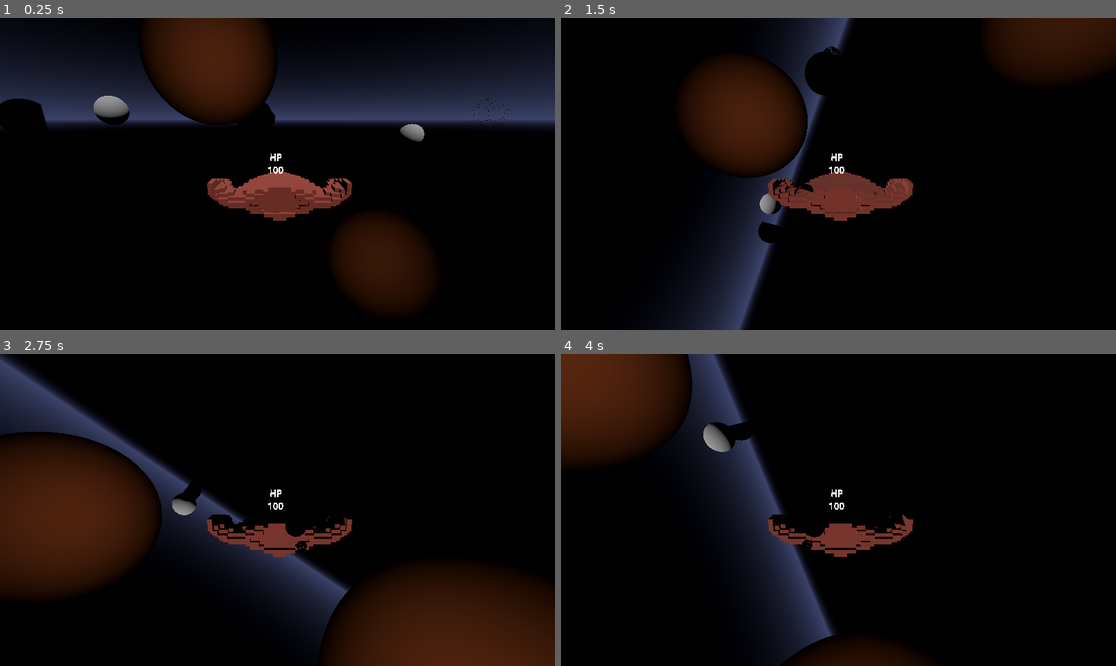
Above: before the commit, frames 1-4 (two rows, left to right).
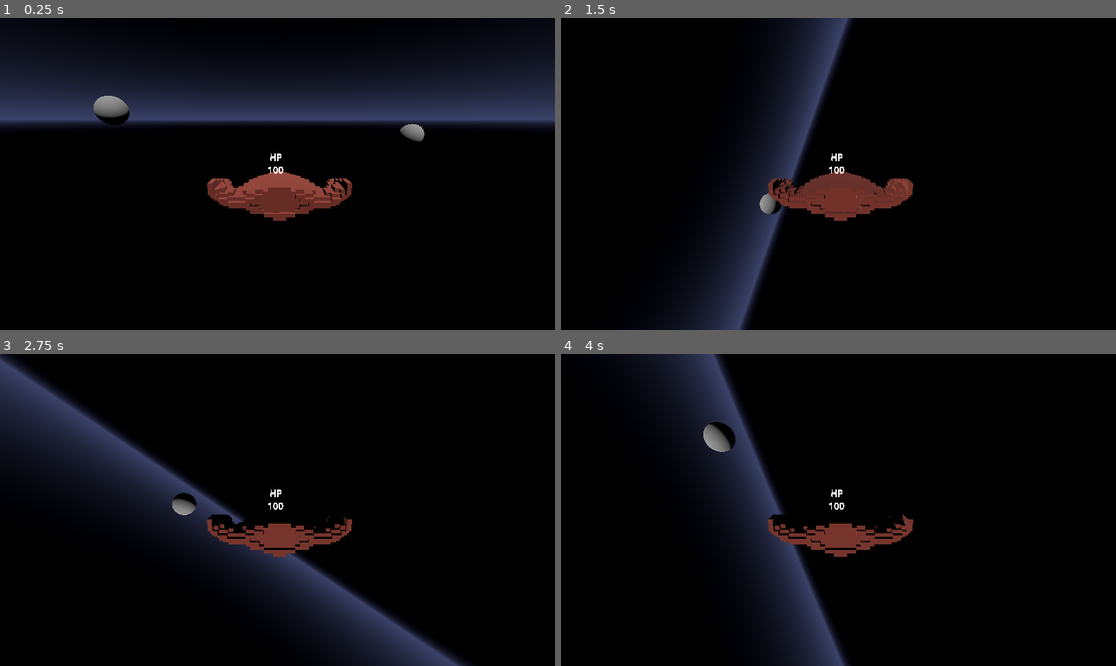
Above: after the commit, the same moments.

Repository: Junkyard-Logic-Studios/Cometes
Game: Godot game, scene res://scenes/main_scene.tscn
Same seed, same stepped clock (60 frames per second), same inputs: the game is played once before the commit and once after it.
Inputs:
- Up to frame 1 (0.25 s): no input
- Up to frame 2 (1.5 s): tap Enter at 0.5 s; hold E (roll_right) 0.53-1.28 s; tap Space (shoot) at 0.6, 1.35 s; hold W (tilt_down) from 1.28 s (still down)
- Up to frame 3 (2.75 s): release W (tilt_down) at 2.03 s; hold E (roll_right) from 2.03 s (still down); tap Space (shoot) at 2.1 s
- Up to frame 4 (4 s): release E (roll_right) at 2.78 s; hold Shift (accelerate) 2.78-3.53 s; tap Space (shoot) at 2.85, 3.6 s; hold Q (roll_left) from 3.53 s (still down)

The runs differ from the first frame. In frame 1, 12% of the frame differs, in the area x 0-92%, y 0-94%; in frame 2, 11%; in frame 3, 24%, in the area x 0-100%, y 24-100%; in frame 4, 8.6%.

Commit message:
Loop world visuals on raytraced spheres

Diff:
--- a/scenes/main_scene.tscn
+++ b/scenes/main_scene.tscn
@@ -11,8 +11,8 @@
 render_priority = 0
 shader = ExtResource("4_gt4jq")
 shader_parameter/worldSize = Vector3(100, 100, 100)
-shader_parameter/maxDistance = 300.0
-shader_parameter/maxSteps = 100
+shader_parameter/maxDistance = 1000.0
+shader_parameter/maxSteps = 15
 shader_parameter/minHitDistance = 0.01
 
 [sub_resource type="BoxMesh" id="BoxMesh_aiqb3"]
@@ -74,6 +74,7 @@
 shape = SubResource("BoxShape3D_pag7o")
 
 [node name="MeshInstance3D" type="MeshInstance3D" parent="World"]
+transform = Transform3D(1, 0, 0, 0, 1, 0, 0, 0, 1, -0.03, 0, -0.01)
 mesh = SubResource("BoxMesh_aiqb3")
 
 [node name="Environment" type="WorldEnvironment" parent="World"]
--- a/scripts/raymarch.gdshader
+++ b/scripts/raymarch.gdshader
@@ -57,75 +57,15 @@
 	return mod(pos + worldSize * 1.5, worldSize) - worldSize * 0.5;
 }
 
-float SDF_sphere(vec3 pos, vec3 spherePos, float radius)
-{
-	return length(clampToWorld(pos - spherePos)) - radius;
-}
-
-float SDF_box(vec3 pos, vec3 boxPos, vec3 boxSize)
-{
-	return length(max(abs(clampToWorld(pos - boxPos)) - boxSize, 0.0));
-}
-
-float SDF_tetrahedron(vec3 pos, vec3 tetrPos, float r)
-{
-	pos = clampToWorld(pos - tetrPos);
-	return (max(
-		max(-pos.x - pos.y, pos.x + pos.y) - pos.z,
-		max(-pos.x + pos.y, pos.x - pos.y) + pos.z
-	) - r) / sqrt(3.0);
-}
-
-float SDF_object(vec3 pos, object_t obj)
-{
-	switch (obj.type)
-	{
-		case 0: return SDF_sphere(pos, obj.pos, obj.size.x);
-		case 1: return SDF_box(pos, obj.pos, obj.size);
-		case 2: return SDF_tetrahedron(pos, obj.pos, obj.size.x);
-	}
-}
-
-float SDF_scene(vec3 pos)
-{
-	float m = 1e15;
-	for (int i = 0; i < n_objects; i++)
-		m = min(m, SDF_object(pos, objects[i]));
-	return m * (1.0 - minHitDistance);
-}
-
-float rayMarch(vec3 pos, vec3 dir)
-{
-	float td = 1e-10;
-	for (int s = 0; s < maxSteps; s++)
-	{
-		float d = SDF_scene(pos);
-		if (d < minHitDistance || td > maxDistance)
-			break;
-		pos += d * dir;
-		td += d;
-	}
-	return td;
-}
-
-vec3 pointNormal(vec3 pos)
-{
-	float dist = SDF_scene(pos);
-	return normalize(vec3(
-		SDF_scene(pos + vec3(minHitDistance, 0.0, 0.0)) - dist,
-		SDF_scene(pos + vec3(0.0, minHitDistance, 0.0)) - dist,
-		SDF_scene(pos + vec3(0.0, 0.0, minHitDistance)) - dist
-	));
-}
-
 float intersectSphere(vec3 pos, vec3 dir, vec3 spherePos, float radius)
 {
-	vec3 diff = clampToWorld(spherePos - pos);
+	//vec3 diff = clampToWorld(spherePos - pos);
+	vec3 diff = spherePos - pos;
 	float d = dot(diff, dir);
 	if (d < 0.0)
 		return infinity;
 
-	vec3 pt = pos + d * dir - spherePos;
+	vec3 pt = diff - d * dir;
 	float t = dot(pt, pt);
 	float r = radius * radius - t;
 
@@ -152,21 +92,27 @@
 {
 	float dist;
 	int objIndex;
+	vec3 pos;
 };
 
 RayHitInfo rayTrace(vec3 pos, vec3 dir)
 {
-	RayHitInfo hitInfo = RayHitInfo(infinity, -1);
+	float minDist = infinity;
+	int objIndex = -1;
+
 	float td = 0.0;
-	for (int steps = 0; steps < 3/*maxSteps*/; steps++)
+	for (int steps = 0; steps < maxSteps; steps++)
 	{
 		for (int i = 0; i < n_objects; i++)
 		{
 			float dist = intersectObject(pos, dir, objects[i]);
-			if (dist < hitInfo.dist)
-				hitInfo = RayHitInfo(dist, i);
+			if (dist < minDist)
+			{
+				minDist = dist;
+				objIndex = i;
+			}
 		}
-		if (hitInfo.objIndex != -1)
+		if (objIndex != -1)
 			break;
 
 		float dist = intersectWorldBox(pos, dir);
@@ -174,7 +120,8 @@
 		pos += 0.01 * dir;
 		td += dist;
 	}
-	return hitInfo;
+
+	return RayHitInfo(td + minDist, objIndex, pos + minDist * dir);
 }
 
 
@@ -195,7 +142,8 @@
 		discard;
 
 	// point of intersection
-	vec3 hitPoint = rayOrigin + rayDirection * rayLength;
+	//vec3 hitPoint = rayOrigin + rayDirection * rayLength;
+	vec3 hitPoint = hit.pos;
 
 	// basic shading
 	vec3 hitPointNormal = normalize(hitPoint - objects[hit.objIndex].pos);
@@ -208,6 +156,7 @@
 	depth = clipSpaceHitPoint.z / clipSpaceHitPoint.w;
 
 	DEPTH = depth < 0.0 ? 1.0 : depth;
+	DEPTH = 0.0;
 }
 
 
Not shown: 1 places in scenes/laser.tscn that only renumber resources
Not shown: 1 places in scenes/space_ship.tscn that only renumber resources
